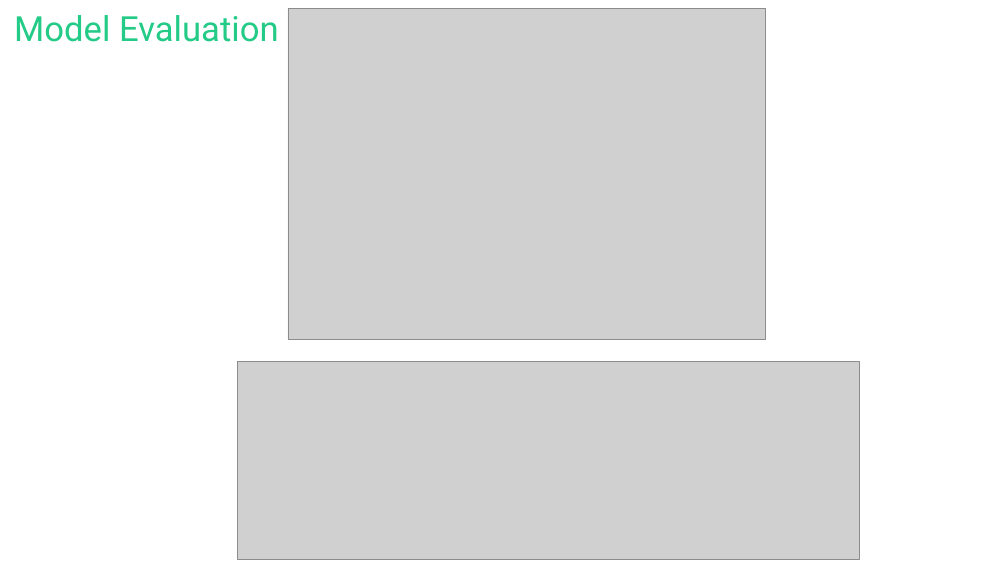
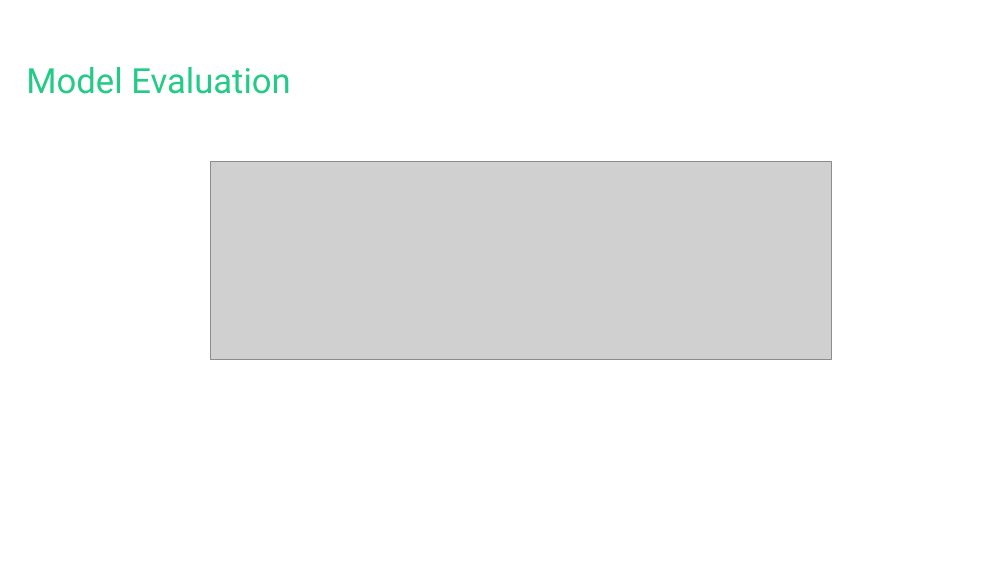
Before and after one commit to Mbaez97/fgv-class-2026-scikitlearn-tutorial, a slide deck: slide 13 of Scikit-learn class.pptx. Drawn at 1008x567 pixels with LibreOffice and Linux fonts; fonts in the diff are those of the drawing; grey boxes stand for pictures. Boxes give left, top, right and bottom in pixels: in the first picture for what was removed or moved away, otherwise in the second. Text is boxed around its words. In the diff, an @@ line names an element or a change of style, - is before the commit and + after.

```diff
--- a/Scikit-learn class.pptx
+++ b/Scikit-learn class.pptx
@@ picture removed at [288,9,766,340] @@
@@ title "Model Evaluation": place and size @@
-title "Model Evaluation" at [14,15,279,42]
+title "Model Evaluation" at [26,67,291,94]
@@ picture: place and size @@
-picture at [237,361,859,559]
+picture at [210,162,832,359]
```
Also in this commit, not shown: 9 other slides changed.
